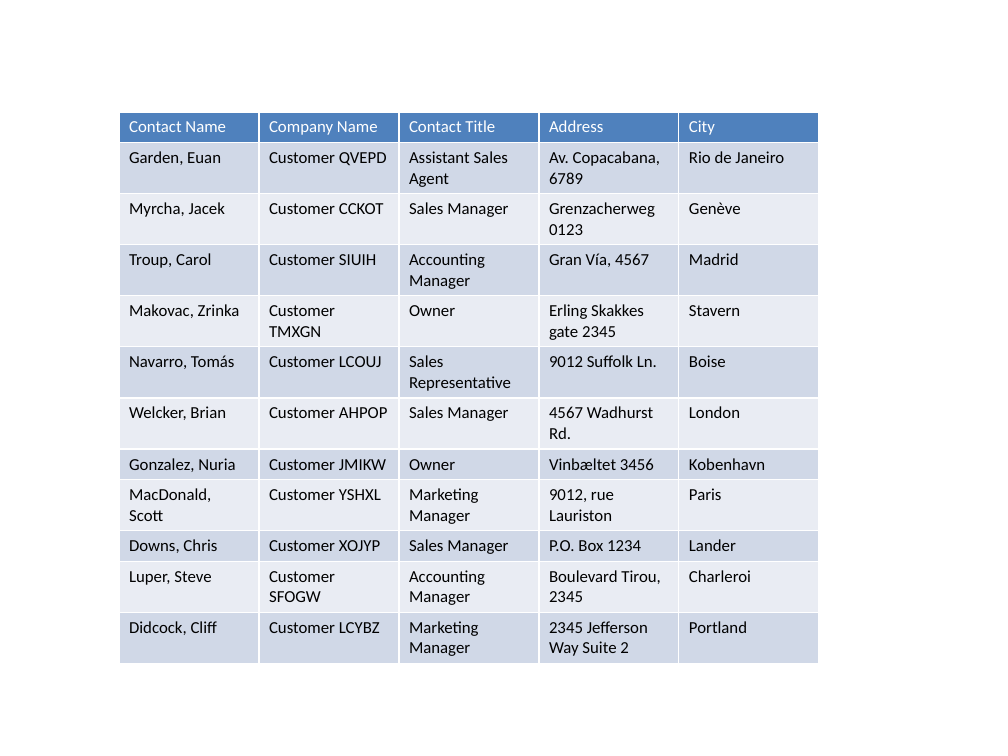
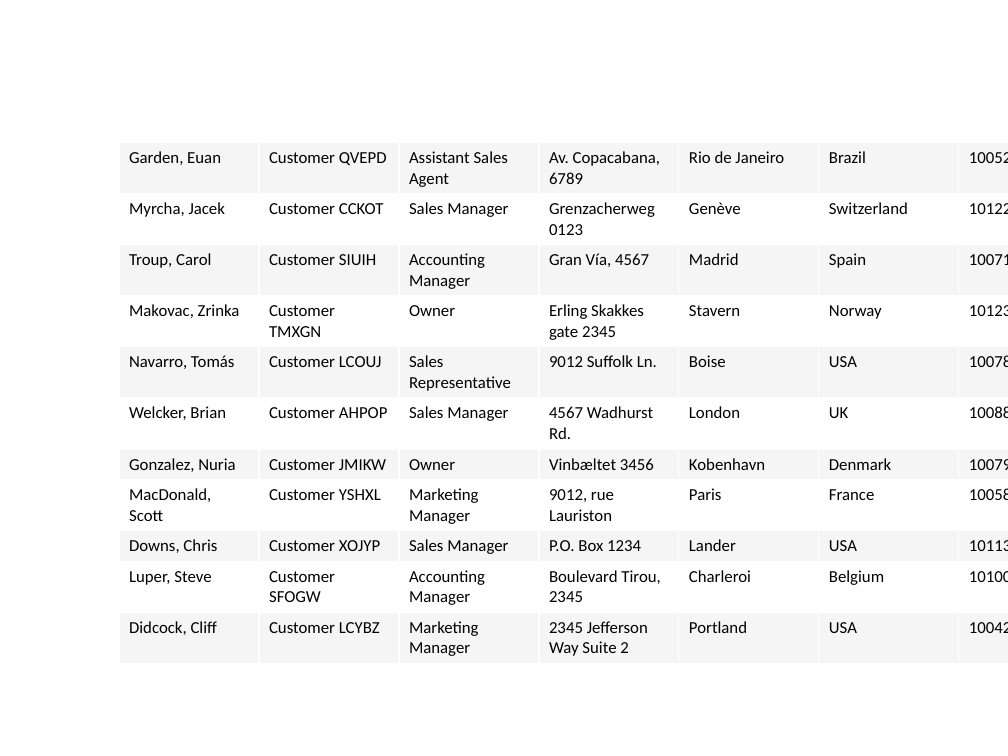
Before and after one commit to faisalsaleem101/FaisalSaleemWebApplication, a slide deck: slide 7 of Templates/UpdateExistingTable7.pptx. Drawn at 1008x756 pixels with LibreOffice and Linux fonts; fonts in the diff are those of the drawing. Boxes give left, top, right and bottom in pixels: in the first picture for what was removed or moved away, otherwise in the second. Text is boxed around its words. In the diff, an @@ line names an element or a change of style, - is before the commit and + after.

```diff
--- a/Templates/UpdateExistingTable7.pptx
+++ b/Templates/UpdateExistingTable7.pptx
@@ table at (119,112,1008,660) @@
+column 6: Country | Brazil | Switzerland | Spain | Norway | USA | UK | Denmark | France | USA | Belgium | USA
+column 7: Postal Code | 10052 | 10122 | 10071 | 10123 | 10078 | 10088 | 10079 | 10058 | 10113 | 10100 | 10042
@@ table: place and size @@
-table at (119,112,820,660)
+table at (119,112,1008,660)
```
Also in this commit, not shown: 9 other slides changed, 2 other files.
